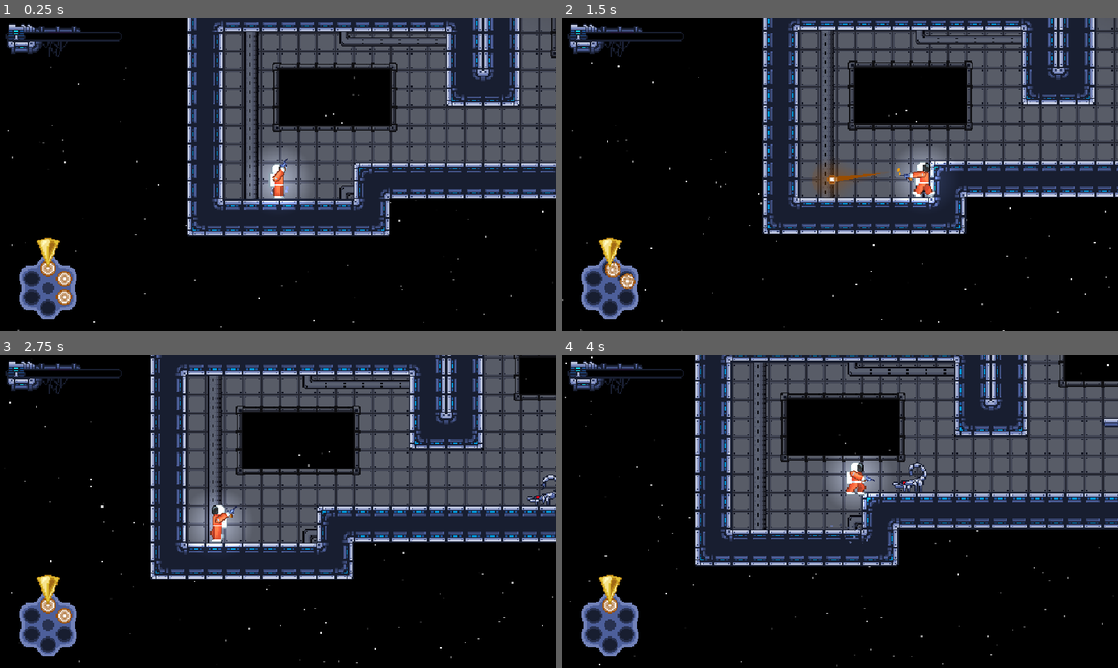
Above: before the commit, frames 1-4 (two rows, left to right).
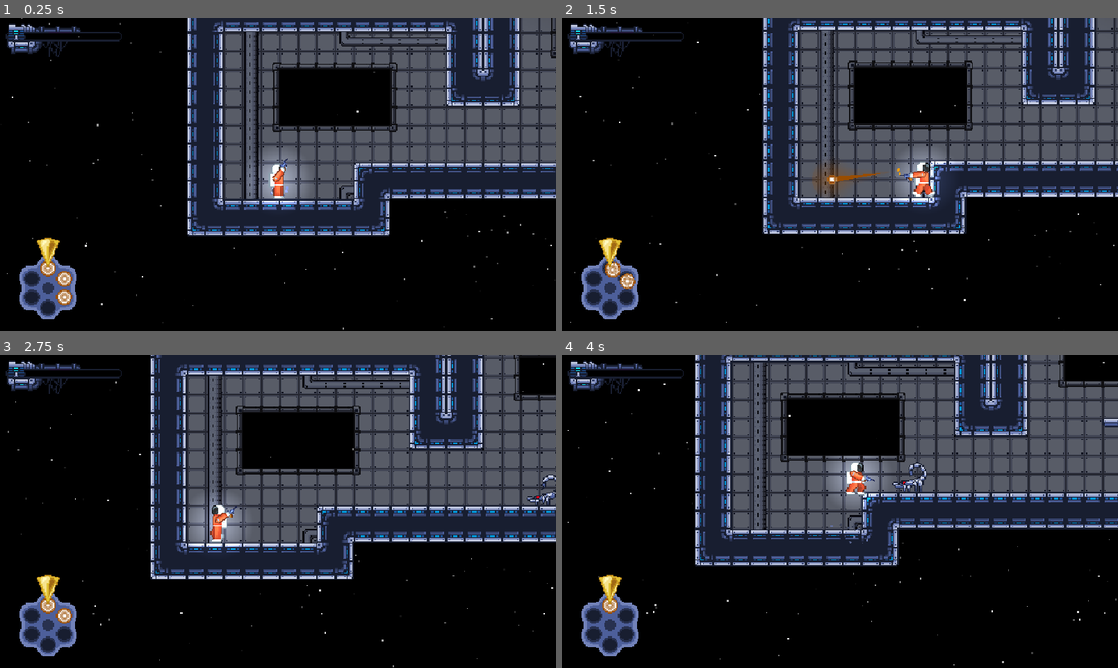
Above: after the commit, the same moments.

Repository: ygda-org/revolver
Game: Godot game, scene res://main/main.tscn
The game is run twice, just before and just after one commit, with the same random seed, the same clock (stepped at 60 frames per second) and the same inputs. The engine's default icon, where the game draws it, is replaced by a stand-in: a white triangle on a blue panel in a dark square. Sound files missing from this copy of the repository are replaced by a short silence.
Inputs (mouse positions are in pixels of both pictures, inside the frame that each line leads up to):
- Up to frame 1 (0.25 s): no input
- Up to frame 2 (1.5 s): tap Enter (ui_accept) at 0.5 s; move the mouse to (962, 158) at 0.52 s; hold S (drop) 0.53-1.28 s; hold D (right) from 0.53 s (still down); tap Space (jump) at 0.77 s; move the mouse to (728, 190) at 1.27 s; click (728, 190) at 1.35 s
- Up to frame 3 (2.75 s): tap Space (jump) at 1.52 s; move the mouse to (333, 442) at 2.02 s; release D (right) at 2.03 s; hold A (left) from 2.03 s (still down); hold S (drop) from 2.03 s (still down)
- Up to frame 4 (4 s): move the mouse to (812, 574) at 2.77 s; release A (left) at 2.78 s; release S (drop) at 2.78 s; hold D (right) from 2.78 s (still down); click (812, 574) at 2.85 s; tap Space (jump) at 3.02, 3.77 s; move the mouse to (1006, 558) at 3.52 s; hold S (drop) from 3.53 s (still down)

The runs differ from the first frame. In frame 1, 0.1% of the frame differs, in the area x 1-100%, y 0-100%; in frame 2, 0.1%; in frame 3, 0.1%; in frame 4, 0.2%, in the area x 0-100%, y 0-100%.

Commit message:
parry particles

Diff:
--- a/player/player.gd
+++ b/player/player.gd
@@ -220,6 +220,7 @@
 
 # hit enemy bullet
 func _on_parry_hitbox_area_entered(area):
+	$CenterArmPivot/Arm/BarrelPosition/ParryParticles.emitting = true
 	$ParryIFrames.start()
 	$Camera2D.add_trauma(1.2)
 	$Camera2D.add_zoom_trauma(-0.2)
--- a/player/player.tscn
+++ b/player/player.tscn
@@ -192,6 +192,14 @@
 [sub_resource type="Gradient" id="Gradient_qjkh3"]
 offsets = PackedFloat32Array(0.02014652, 0.3791209, 0.8003663, 1)
 colors = PackedColorArray(0.7372549, 0.28627452, 0, 0.78039217, 0.93333334, 0.6666667, 0, 0.6745098, 0.12941177, 0.101960786, 0, 0.70980394, 0.0627451, 0.0627451, 0.0627451, 0.28627452)
+
+[sub_resource type="Curve" id="Curve_rgyib"]
+_data = [Vector2(0, 0), 0.0, 0.0, 0, 0, Vector2(0.06741573, 1), 0.0, 0.0, 0, 0, Vector2(1, 0), -5.3400016, 0.0, 0, 0]
+point_count = 3
+
+[sub_resource type="Gradient" id="Gradient_2mkda"]
+offsets = PackedFloat32Array(0, 0.16025642, 0.29273504, 0.7970086, 1)
+colors = PackedColorArray(0.7603504, 0.6721839, 0.24265066, 1, 0.9531948, 0.8912984, 0, 1, 1, 0.6676119, 0.18530932, 1, 0.2468484, 0.20943984, 0.1555528, 1, 0.12278964, 0.08386008, 0, 1)
 
 [sub_resource type="RectangleShape2D" id="RectangleShape2D_5kg8m"]
 size = Vector2(8, 29)
@@ -317,6 +325,25 @@
 scale_amount_curve = SubResource("Curve_boad6")
 color_ramp = SubResource("Gradient_qjkh3")
 
+[node name="ParryParticles" type="CPUParticles2D" parent="CenterArmPivot/Arm/BarrelPosition" unique_id=36111761]
+emitting = false
+amount = 16
+lifetime = 0.6
+one_shot = true
+explosiveness = 1.0
+direction = Vector2(0, 1)
+spread = 90.0
+gravity = Vector2(0, 20)
+initial_velocity_min = 15.0
+initial_velocity_max = 30.0
+angular_velocity_min = -100.0
+angular_velocity_max = 100.0
+angle_max = 90.0
+scale_amount_min = 1.5
+scale_amount_max = 3.2
+scale_amount_curve = SubResource("Curve_rgyib")
+color_ramp = SubResource("Gradient_2mkda")
+
 [node name="CollisionShape2D" type="CollisionShape2D" parent="." unique_id=1183259583]
 visible = false
 position = Vector2(0, 1.5)
